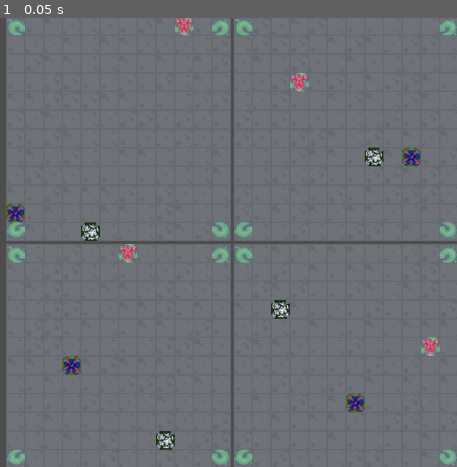
Above: before the commit, frame 1.
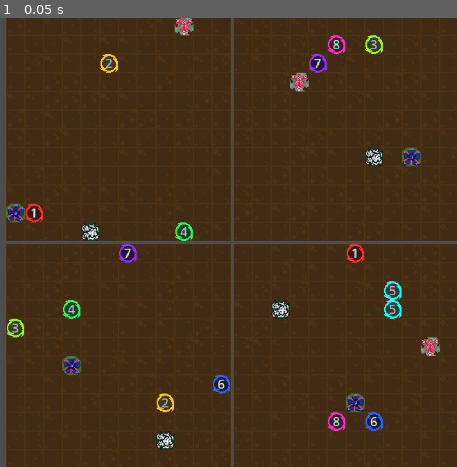
Above: after the commit, the same moment.

Repository: Cube-Number-Zero/Game-Jam-Nov-2025
Game: Godot game, scene res://Scenes/main_game.tscn
Same seed, same stepped clock (60 frames per second), same inputs: the game is played once before the commit and once after it.
Inputs:
- Up to frame 1 (0.05 s): no input

The runs differ from the first frame. In frame 1, 96% of the frame differs, in the area x 1-100%, y 0-100%.

Commit message:
New push

Diff:
--- a/Scenes/board.tscn
+++ b/Scenes/board.tscn
@@ -16,7 +16,6 @@
 tile_set = ExtResource("2_uh3b8")
 
 [node name="TileMapLayer1" parent="." instance=ExtResource("2_2wvcj")]
-tile_map_data = PackedByteArray(0, 0, 0, 0, 11, 0, 0, 0, 1, 0, 2, 0, 0, 0, 11, 0, 11, 0, 0, 0, 2, 0, 2, 0, 0, 0, 11, 0, 0, 0, 0, 0, 2, 0, 1, 0, 0, 0, 0, 0, 0, 0, 0, 0, 1, 0, 1, 0, 0, 0)
 
 [node name="TileMapLayer2" parent="." instance=ExtResource("2_2wvcj")]
 
@@ -24,4 +23,6 @@
 
 [node name="Flowers" type="Node2D" parent="."]
 
+[node name="Portals" type="Node2D" parent="."]
+
 [connection signal="resized" from="." to="." method="_on_resized"]
--- a/Scenes/portal.tscn
+++ b/Scenes/portal.tscn
@@ -1,7 +1,32 @@
-[gd_scene load_steps=2 format=3 uid="uid://kw1qyys3kwul"]
+[gd_scene load_steps=3 format=3 uid="uid://kw1qyys3kwul"]
 
 [ext_resource type="Script" uid="uid://1whjuqjk8tdy" path="res://portal.gd" id="1_j20fm"]
+[ext_resource type="Texture2D" uid="uid://cxgg02y57xsvm" path="res://Assets/tileset.png" id="2_oi2tk"]
 
 [node name="Portal" type="Node2D"]
 script = ExtResource("1_j20fm")
 metadata/_custom_type_script = "uid://1whjuqjk8tdy"
+
+[node name="Sprite2D" type="Sprite2D" parent="."]
+self_modulate = Color(1, 0.53999996, 0.53999996, 1)
+texture = ExtResource("2_oi2tk")
+region_enabled = true
+region_rect = Rect2(104, 0, 26, 26)
+region_filter_clip_enabled = true
+
+[node name="Label" type="Label" parent="."]
+anchors_preset = 8
+anchor_left = 0.5
+anchor_top = 0.5
+anchor_right = 0.5
+anchor_bottom = 0.5
+offset_left = -13.0
+offset_top = -13.0
+offset_right = 13.0
+offset_bottom = 13.0
+grow_horizontal = 2
+grow_vertical = 2
+text = "A"
+horizontal_alignment = 1
+vertical_alignment = 1
+clip_text = true
--- a/Scripts/board.gd
+++ b/Scripts/board.gd
@@ -2,6 +2,7 @@
 ## A single board with a tilemap inside. Several of these will be linked together with portals
 
 const PACKED_FLOWER: PackedScene = preload("res://Scenes/flower.tscn")
+const PACKED_PORTAL: PackedScene = preload("res://Scenes/portal.tscn")
 
 const TILE_SIZE: int = 26 ## The height/width of tiles, in pixels
 const BOARD_DIMENSIONS_CELLS: int = 12 ## The width of the board, in cells
@@ -11,6 +12,10 @@
 var drawing_cell: Vector2i
 
 var erase_mode: bool = false
+
+const EMPTY_ATLAS_COORDS := Vector2i(-1, -1)
+const FLOWER_ATLAS_COORDS := Vector2i(0, 0)
+const PORTAL_ATLAS_COORDS := Vector2i(4, 0)
 
 const ATLAS_INDEX_TO_ATLAS_COORDS: Dictionary[int, Vector2i] = {
 	0x1: Vector2i(0, 3),
@@ -79,7 +84,7 @@
 		for y: int in range(BOARD_DIMENSIONS_CELLS):
 			$BackgroundTiles.set_cell(Vector2i(x, y), 0, Vector2i(randi_range(0, 4), 13))
 
-	# Create a random flower (for testing purposes)
+	# Create three random flowers (for testing purposes)
 	create_flower(	randi_range(0, BOARD_DIMENSIONS_CELLS - 1),
 					randi_range(0, BOARD_DIMENSIONS_CELLS - 1),
 					Flower.FlowerType.FLOWER_COLOR_1)
@@ -97,6 +102,15 @@
 	real_flower.type = flower_type
 	flowertype[flower_type].set_cell(Vector2i(x_cell, y_cell), 0, atlas_offsets[flower_type])
 
+func create_portal(x_cell: int, y_cell: int) -> Portal:
+	var real_portal: Portal = PACKED_PORTAL.instantiate()
+	$Portals.add_child(real_portal)
+	real_portal.position = $TileMapLayer1.map_to_local(Vector2i(x_cell, y_cell))
+	$TileMapLayer1.set_cell(Vector2i(x_cell, y_cell), 0, PORTAL_ATLAS_COORDS)
+	$TileMapLayer2.set_cell(Vector2i(x_cell, y_cell), 0, PORTAL_ATLAS_COORDS)
+	$TileMapLayer3.set_cell(Vector2i(x_cell, y_cell), 0, PORTAL_ATLAS_COORDS)
+	real_portal.cell = Vector2i(x_cell, y_cell)
+	return real_portal
 
 func _process(_delta: float) -> void:
 	if erase_mode:
@@ -121,8 +135,7 @@
 			for type: Flower.FlowerType in [Flower.FlowerType.FLOWER_COLOR_1, Flower.FlowerType.FLOWER_COLOR_2, Flower.FlowerType.FLOWER_COLOR_3]:
 				var layer: TileMapLayer = flowertype[type]
 				var atlascoords: Vector2i = layer.get_cell_atlas_coords(cell)
-				if atlascoords == Vector2i(-1, -1):
-					continue # Empty square!
+				if atlascoords == EMPTY_ATLAS_COORDS: continue # Empty square!
 				atlascoords -= atlas_offsets[type]
 
 				try_to_erase_path(cell, Vector2i( 0,-1), type)
@@ -130,7 +143,7 @@
 				try_to_erase_path(cell, Vector2i( 0, 1), type)
 				try_to_erase_path(cell, Vector2i(-1, 0), type)
 
-				if atlascoords != Vector2i(0, 0):
+				if not atlascoords in [FLOWER_ATLAS_COORDS, PORTAL_ATLAS_COORDS]:
 					layer.erase_cell(cell)
 	else:
 		if Input.is_mouse_button_pressed(MOUSE_BUTTON_LEFT):
@@ -145,15 +158,17 @@
 func try_to_erase_path(cell: Vector2i, offset: Vector2i, type: Flower.FlowerType) -> void:
 	var layer: TileMapLayer = flowertype[type]
 	var atlascoords = layer.get_cell_atlas_coords(cell + offset)
-	if atlascoords == Vector2i(-1, -1):
-		return
+	if atlascoords == EMPTY_ATLAS_COORDS: return
 	atlascoords -= atlas_offsets[type]
 	if not ATLAS_COORDS_TO_ATLAS_INDEX.has(atlascoords):
-		if atlascoords == Vector2i(0, 0):
+		if atlascoords == FLOWER_ATLAS_COORDS:
 			# Is a flower!
 			pass
+		elif atlascoords == PORTAL_ATLAS_COORDS:
+			# Is a portal!
+			pass
 		else:
-			# Is an overpass!
+			# Is an overpass! Erase it.
 			$TileMapLayer1.erase_cell(cell + offset)
 			$TileMapLayer2.erase_cell(cell + offset)
 			$TileMapLayer3.erase_cell(cell + offset)
@@ -179,21 +194,21 @@
 
 		# Get atlas index
 		var atlascoords: Vector2i = layer.get_cell_atlas_coords(cell)
-		if atlascoords == Vector2i(-1, -1):
+		if atlascoords == EMPTY_ATLAS_COORDS:
 			continue # Empty square!
 		atlascoords -= atlas_offsets[type]
 
 		const CONNECTED_ABOVE: Array[Vector2i] = [
-			Vector2i(0, 0), Vector2i(0, 1), Vector2i(0, 2), Vector2i(1, 1), Vector2i(2, 1), Vector2i(1, 3), Vector2i(2, 3)
+			FLOWER_ATLAS_COORDS, PORTAL_ATLAS_COORDS, Vector2i(0, 1), Vector2i(0, 2), Vector2i(1, 1), Vector2i(2, 1), Vector2i(1, 3), Vector2i(2, 3)
 		] ## Cells that will connect to a flower south of them
 		const CONNECTED_RIGHT: Array[Vector2i] = [
-			Vector2i(0, 0), Vector2i(2, 0), Vector2i(3, 0), Vector2i(2, 1), Vector2i(2, 2), Vector2i(3, 1), Vector2i(3, 2)
+			FLOWER_ATLAS_COORDS, PORTAL_ATLAS_COORDS, Vector2i(2, 0), Vector2i(3, 0), Vector2i(2, 1), Vector2i(2, 2), Vector2i(3, 1), Vector2i(3, 2)
 		] ## Cells that will connect to a flower south of them
 		const CONNECTED_BELOW: Array[Vector2i] = [
-			Vector2i(0, 0), Vector2i(0, 2), Vector2i(0, 3), Vector2i(1, 2), Vector2i(2, 2), Vector2i(1, 3), Vector2i(2, 3)
+			FLOWER_ATLAS_COORDS, PORTAL_ATLAS_COORDS, Vector2i(0, 2), Vector2i(0, 3), Vector2i(1, 2), Vector2i(2, 2), Vector2i(1, 3), Vector2i(2, 3)
 		] ## Cells that will connect to a flower south of them
 		const CONNECTED_LEFT: Array[Vector2i] = [
-			Vector2i(0, 0), Vector2i(1, 0), Vector2i(2, 0), Vector2i(1, 1), Vector2i(1, 2), Vector2i(3, 1), Vector2i(3, 2)
+			FLOWER_ATLAS_COORDS, PORTAL_ATLAS_COORDS, Vector2i(1, 0), Vector2i(2, 0), Vector2i(1, 1), Vector2i(1, 2), Vector2i(3, 1), Vector2i(3, 2)
 		] ## Cells that will connect to a flower south of them
 
 		if atlascoords == Vector2i(0, 0):
@@ -243,8 +258,9 @@
 						# Update previous cell
 						var previous_atlas_index = ATLAS_COORDS_TO_ATLAS_INDEX[previous_atlas_coords]
 						var new_atlas_index = previous_atlas_index ^ atlasindex
-						var new_atlas_coords = ATLAS_INDEX_TO_ATLAS_COORDS[new_atlas_index]
-						layer.set_cell(drawing_cell, 0, new_atlas_coords + atlas_offsets[drawing_type])
+						if ATLAS_INDEX_TO_ATLAS_COORDS.has(new_atlas_index):
+							var new_atlas_coords = ATLAS_INDEX_TO_ATLAS_COORDS[new_atlas_index]
+							layer.set_cell(drawing_cell, 0, new_atlas_coords + atlas_offsets[drawing_type])
 
 					const DEAD_ENDS: Array[Vector2i] = [Vector2i(1, 0), Vector2i(3, 0), Vector2i(0, 1), Vector2i(0, 3)]
 
@@ -255,8 +271,12 @@
 						atlascoords = ATLAS_INDEX_TO_ATLAS_COORDS[atlasindex]
 						is_drawing = false
 
-					if layer.get_cell_atlas_coords(cell) != atlas_offsets[drawing_type]:
-						# Unless new cell was a flower, write a new path
+					if layer.get_cell_atlas_coords(cell) in [atlas_offsets[drawing_type], PORTAL_ATLAS_COORDS]:
+						# SPECIAL CASE: Was a flower or portal!
+						if layer.get_cell_atlas_coords(cell) == PORTAL_ATLAS_COORDS:
+							# Draw through a portal!!!!!
+							draw_through_portal(get_portal_at_cell(cell), cell - drawing_cell)
+					else:
 						layer.set_cell(cell, 0, atlascoords + atlas_offsets[drawing_type])
 					drawing_cell = cell
 				else:
@@ -285,18 +305,38 @@
 				drawing_type = Flower.FlowerType.FLOWER_COLOR_3
 				drawing_cell = cell
 
+func draw_through_portal(portal: Portal, direction: Vector2i) -> void:
+	is_drawing = false
+	var portal2: Portal = portal.linked_portal
+	var board2: Board = portal2.get_node(^"../..")
+	print(board2.flowertype[drawing_type].name)
+	var tilelayer2: TileMapLayer = board2.flowertype[drawing_type]
+	#var atlascoords2: Vector2i = tilelayer2.get(
+	#tilelayer2.set_cell(portal2.cell + cell - drawing_cell, 0, FLOWER_ATLAS_COORDS + atlas_offsets[drawing_type])
+
+
 func can_draw_at(cell: Vector2i) -> bool:
 	if cell.x < 0 or cell.y < 0 or cell.x >= BOARD_DIMENSIONS_CELLS or cell.y >= BOARD_DIMENSIONS_CELLS:
 		return false # out of bounds
 
-	if $TileMapLayer1.get_cell_atlas_coords(cell) != Vector2i(-1, -1):
-		if drawing_type != Flower.FlowerType.FLOWER_COLOR_1 or not $TileMapLayer1.get_cell_atlas_coords(cell) in [Vector2i(0, 0), Vector2i(1, 0), Vector2i(3, 0), Vector2i(0, 1), Vector2i(0, 3)]:
-			return false # already something here!
-	if $TileMapLayer2.get_cell_atlas_coords(cell) != Vector2i(-1, -1):
-		if drawing_type != Flower.FlowerType.FLOWER_COLOR_2 or not $TileMapLayer2.get_cell_atlas_coords(cell) in [Vector2i(0, 4), Vector2i(1, 4), Vector2i(3, 4), Vector2i(0, 5), Vector2i(0, 8)]:
-			return false # already something here!
-	if $TileMapLayer3.get_cell_atlas_coords(cell) != Vector2i(-1, -1):
-		if drawing_type != Flower.FlowerType.FLOWER_COLOR_3 or not $TileMapLayer3.get_cell_atlas_coords(cell) in [Vector2i(0, 8), Vector2i(1, 8), Vector2i(3, 8), Vector2i(0, 9), Vector2i(0,11)]:
-			return false # already something here!
+	if $TileMapLayer1.get_cell_atlas_coords(cell) != PORTAL_ATLAS_COORDS:
+		if $TileMapLayer1.get_cell_atlas_coords(cell) != EMPTY_ATLAS_COORDS:
+			if drawing_type != Flower.FlowerType.FLOWER_COLOR_1 or not $TileMapLayer1.get_cell_atlas_coords(cell) in [Vector2i(0, 0), Vector2i(1, 0), Vector2i(3, 0), Vector2i(0, 1), Vector2i(0, 3)]:
+				return false # already something here!
+		if $TileMapLayer2.get_cell_atlas_coords(cell) != EMPTY_ATLAS_COORDS:
+			if drawing_type != Flower.FlowerType.FLOWER_COLOR_2 or not $TileMapLayer2.get_cell_atlas_coords(cell) in [Vector2i(0, 4), Vector2i(1, 4), Vector2i(3, 4), Vector2i(0, 5), Vector2i(0, 8)]:
+				return false # already something here!
+		if $TileMapLayer3.get_cell_atlas_coords(cell) != EMPTY_ATLAS_COORDS:
+			if drawing_type != Flower.FlowerType.FLOWER_COLOR_3 or not $TileMapLayer3.get_cell_atlas_coords(cell) in [Vector2i(0, 8), Vector2i(1, 8), Vector2i(3, 8), Vector2i(0, 9), Vector2i(0,11)]:
+				return false # already something here!
 	return true
+
+func get_portal_at_cell(cell: Vector2i) -> Portal:
+	for portal: Portal in $Portals.get_children():
+		if $TileMapLayer1.local_to_map(portal.position) == cell:
+			return portal
+
+	# No portals found
+	return null
+
 #endregion
--- a/Scripts/game_field.gd
+++ b/Scripts/game_field.gd
@@ -16,6 +16,17 @@
 
 	calculate_scale()
 
+	#Create a portal pair for testing
+
+	for i in range(8):
+
+		Portal.link_portals(
+			$Grid.get_child(randi_range(0, meta_grid_dimensions.x * meta_grid_dimensions.y - 1)).create_portal(
+				randi_range(0, Board.BOARD_DIMENSIONS_CELLS - 1), randi_range(0, Board.BOARD_DIMENSIONS_CELLS - 1)),
+			$Grid.get_child(randi_range(0, meta_grid_dimensions.x * meta_grid_dimensions.y - 1)).create_portal(
+				randi_range(0, Board.BOARD_DIMENSIONS_CELLS - 1), randi_range(0, Board.BOARD_DIMENSIONS_CELLS - 1))
+		)
+		Portal.update_colors()
 
 ## Resizes the game world to fit the screen.
 func calculate_scale() -> void:
--- a/portal.gd
+++ b/portal.gd
@@ -1,13 +1,28 @@
 class_name Portal extends Node2D
 
+var linked_portal: Portal
+var cell: Vector2i
 
-var linked_portal: Portal
-
-# Called when the node enters the scene tree for the first time.
-func _ready() -> void:
-	pass # Replace with function body.
+static var all_portal_list: Array[Portal] = [] ## A list of all portals
 
 
-# Called every frame. 'delta' is the elapsed time since the previous frame.
-func _process(delta: float) -> void:
-	pass
+
+func _ready() -> void:
+	all_portal_list.append(self)
+
+
+
+static func link_portals(portal1: Portal, portal2: Portal) -> void:
+	portal1.linked_portal = portal2
+	portal2.linked_portal = portal1
+
+static func update_colors() -> void:
+	for i: int in range(len(all_portal_list)):
+		@warning_ignore("integer_division")
+		var j = i / 2
+		var portal = all_portal_list[i]
+		@warning_ignore("integer_division")
+		var hue = float(j) / float(len(all_portal_list) / 2)
+		portal.get_node(^"Sprite2D").self_modulate = Color.from_hsv(hue, 0.8, 1.0)
+		portal.get_node(^"Label").text = str(j + 1)
+		portal.get_node(^"Label").self_modulate = Color.from_hsv(fmod(hue + 0.5, 1.0), 0.4, 1.0)
--- a/project.godot
+++ b/project.godot
@@ -21,5 +21,6 @@
 
 [rendering]
 
+textures/canvas_textures/default_texture_filter=0
 renderer/rendering_method="gl_compatibility"
 renderer/rendering_method.mobile="gl_compatibility"
Binary file changed: Assets/tileset.png
